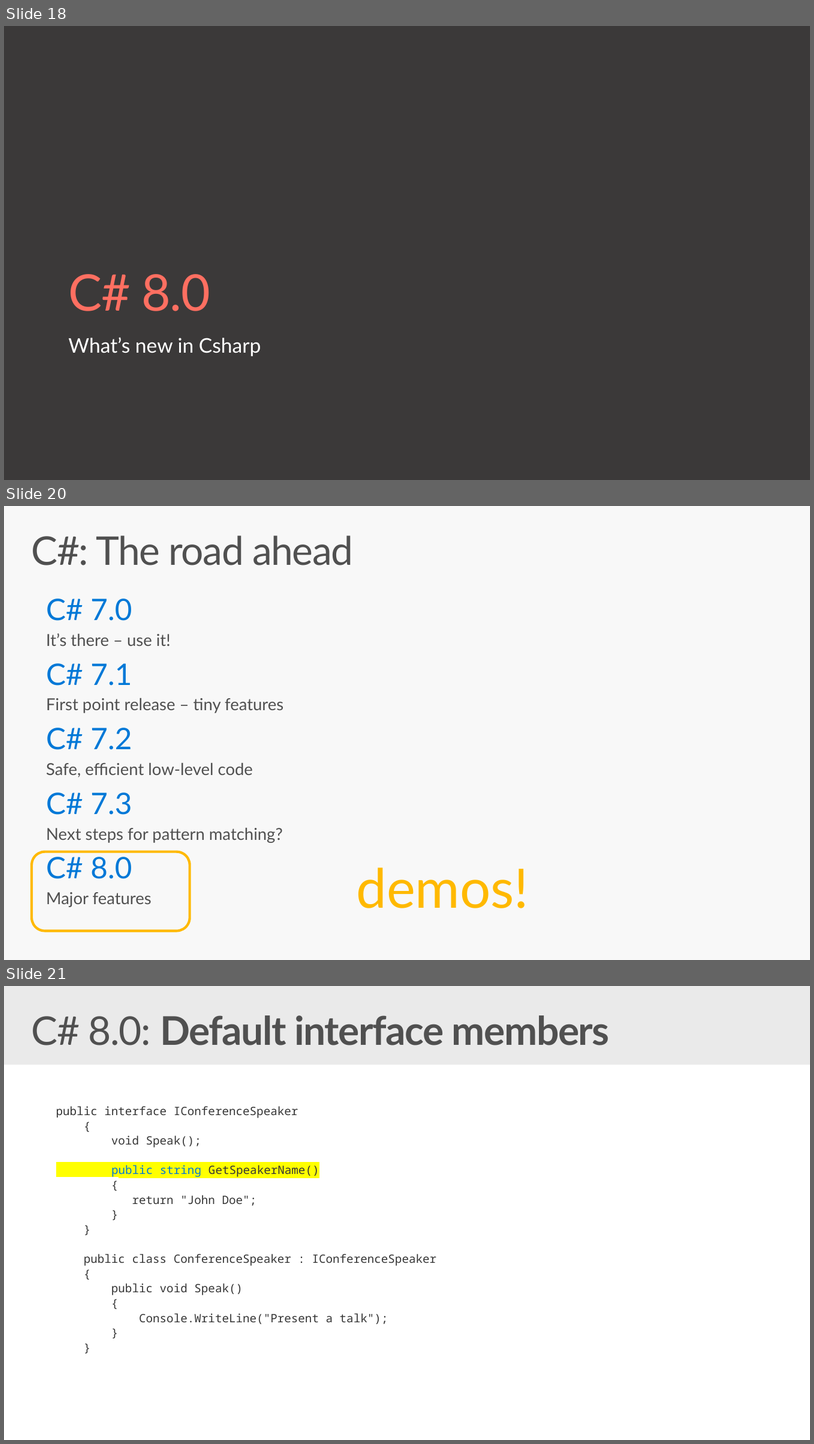
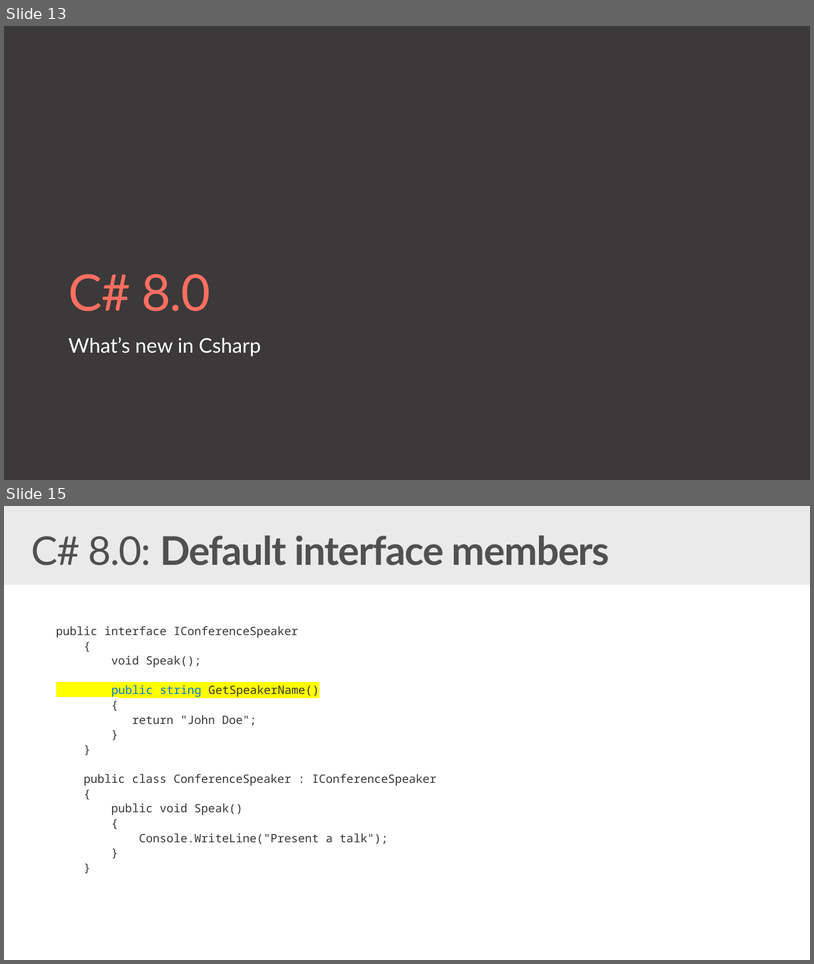
Before and after one commit to nithinmohantk/VS2019Launch-LK, a slide deck: slides/VS2019-Launch-CS80.pptx. Shown one above the other, each under a label of ours: slides 18, 20 and 21 before the commit, slides 13 and 15 after it; the slides between them are not shown. The pictures are 814x1444 and 814x964 pixels, drawn with LibreOffice and Linux fonts; fonts in the diff are those of the drawing; background and template pictures are left out. Boxes give left, top, right and bottom in pixels: in the first picture for what was removed or moved away, otherwise in the second. Text is boxed around its words. In the diff, an @@ line names an element or a change of style, - is before the commit and + after.

Commit message:
first commit

```diff
--- a/slides/VS2019-Launch-CS80.pptx
+++ b/slides/VS2019-Launch-CS80.pptx
@@ slide 20 removed at [4,506,810,960], background #F8F8F8 @@
@@ title removed at [31,535,353,565] @@
-C#: The road ahead
@@ text removed at [46,598,284,907] @@
-C# 7.0
-  It’s there – use it!
-C# 7.1
-  First point release – tiny features
-C# 7.2
-  Safe, efficient low-level code
-C# 7.3
-  Next steps for pattern matching?
-C# 8.0
-  Major features
@@ rounded rectangle removed at [32,851,190,930] @@
@@ text removed at [356,867,529,908] @@
-demos!
@@ what was slide 18 is now slide 13 @@
@@ what was slide 21 is now slide 15 @@
```
Also in this commit, not shown: 21 slides changed, 1 slide added, 2 other slides removed, 5 other files.
